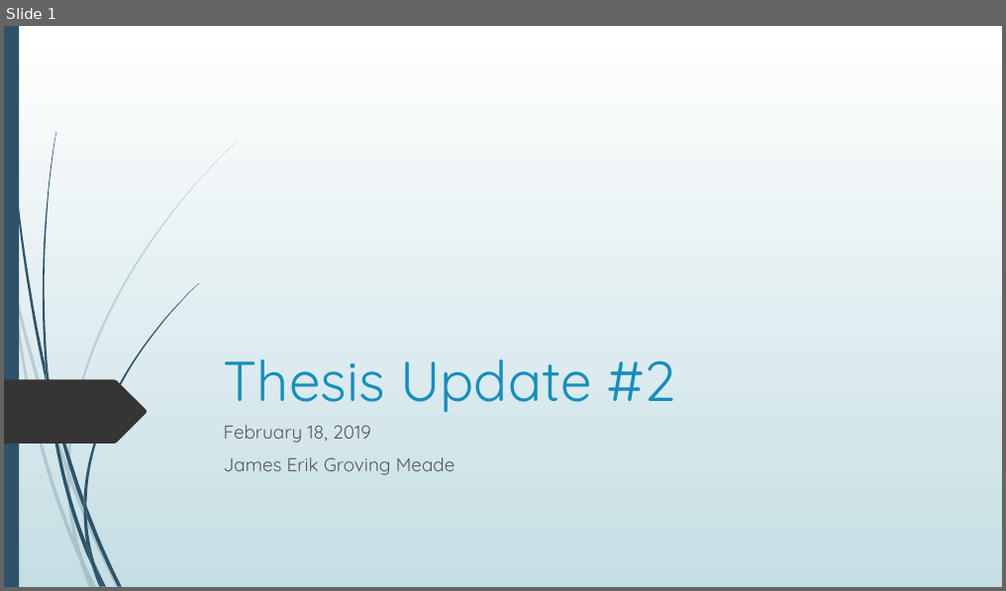
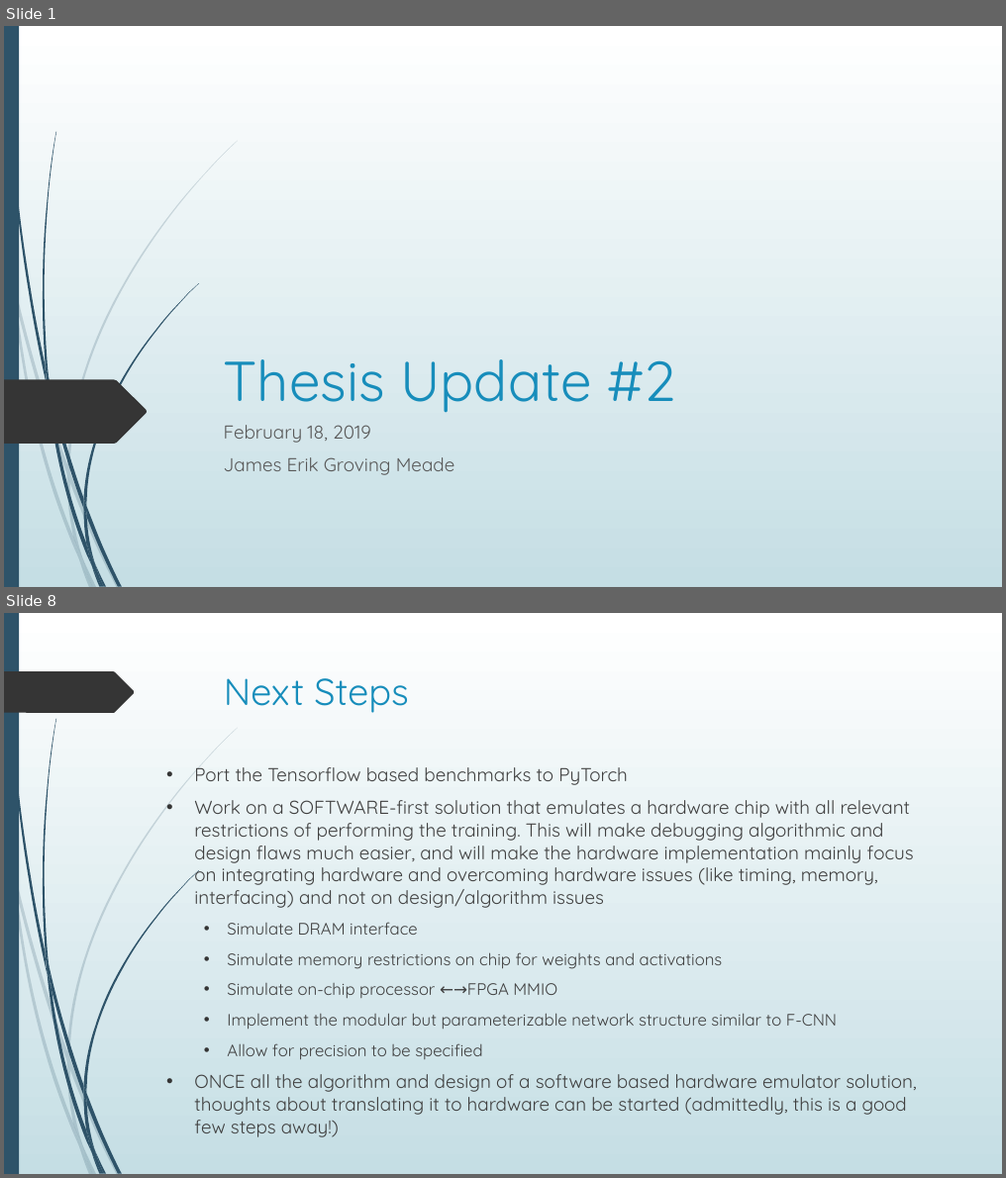
Before and after one commit to erikgroving/NeuralNetworkHardwareAccelerator, a slide deck: WeeklyPresentations/update2_02_18.pptx. Shown one above the other, each under a label of ours: slide 1 before the commit, slides 1 and 8 after it; the slides between them are not shown. The pictures are 1006x591 and 1006x1178 pixels, drawn with LibreOffice and Linux fonts; fonts in the diff are those of the drawing. Boxes give left, top, right and bottom in pixels: in the first picture for what was removed or moved away, otherwise in the second. Text is boxed around its words. In the diff, an @@ line names an element or a change of style, - is before the commit and + after.

Commit message:
Update to the powerpoint

```diff
--- a/WeeklyPresentations/update2_02_18.pptx
+++ b/WeeklyPresentations/update2_02_18.pptx
@@ slide 8 added at (4,613,1002,1174), background gradient #FFFFFF to #C5DEE5; not listed: 23 template elements that a slide beside it also shows @@
@@ freeform shape added at (4,671,135,713), fill #353535 @@
@@ title added at (224,678,408,713), 36 pt, text #178DBB @@
+Next Steps
@@ text added at (194,767,916,1138), 18 pt, text #404040 @@
+• Port the Tensorflow based benchmarks to PyTorch
+• Work on a SOFTWARE-first solution that emulates a hardware chip with all relevant restrictions of performing the training. This will make debugging algorithmic and design flaws much easier, and will make the hardware implementation mainly focus on integrating hardware and overcoming hardware issues (like timing, memory, interfacing) and not on design/algorithm issues
+  • Simulate DRAM interface
+  • Simulate memory restrictions on chip for weights and activations
+  • Simulate on-chip processor ←→FPGA MMIO
+  • Implement the modular but parameterizable network structure similar to F-CNN
+  • Allow for precision to be specified
+• ONCE all the algorithm and design of a software based hardware emulator solution, thoughts about translating it to hardware can be started (admittedly, this is a good few steps away!)
```
Also in this commit, not shown: 6 other slides added, 1 other file.
